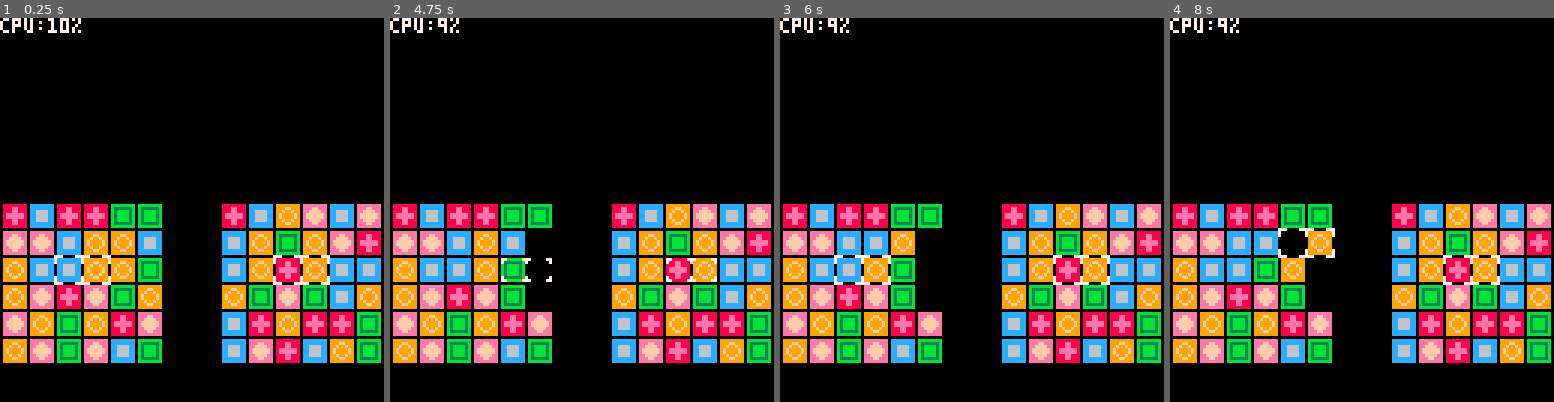
Above: before the commit, frames 1-4 (left to right).
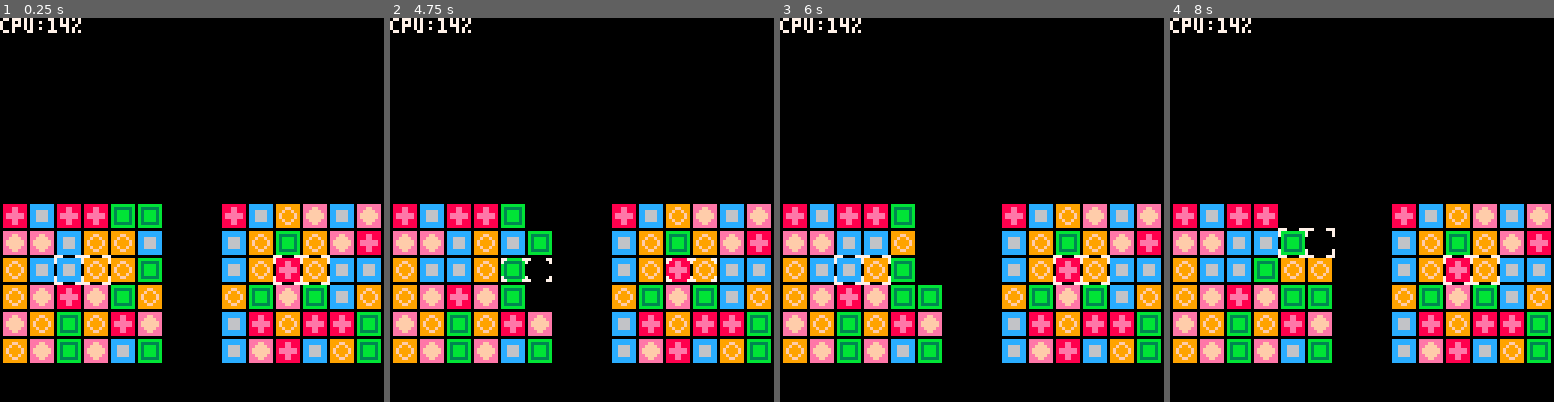
Above: after the commit, the same moments.

Repository: stevelavietes/pico8carts
Game: PICO-8 cartridge pa.p8
Two runs of this game, one before a commit and one after it. Both use one fixed random seed, a clock stepped at 60 frames per second and the inputs below.
Inputs:
- Up to frame 1 (0.25 s): no input
- Up to frame 2 (4.75 s): tap X (X key) at 0.33, 1.07, 1.85, 2.97, 4.08 s; hold Right 1.6-2.1 s; hold Up 2.15-2.42 s; hold Right 2.47-3.03 s; hold Left 3.08-3.58 s; hold Down 3.63-3.97 s; hold Right 4.02-4.68 s; hold Up from 4.73 s (still down)
- Up to frame 3 (6 s): release Up at 5.03 s; hold Left 5.08-5.68 s; tap X (X key) at 5.2 s; hold Down from 5.73 s (still down)
- Up to frame 4 (8 s): release Down at 6.03 s; hold Right 6.08-6.58 s; tap X (X key) at 6.32, 7.43 s; hold Right 6.63-7.13 s; hold Up 7.18-7.45 s; hold Right from 7.5 s (still down)

The runs differ from the first frame. In frame 1, less than 0.1% of the frame differs, in the area x 15-18%, y 0-4%; in frame 2, 0.9%; in frame 3, 0.9%; in frame 4, 2.5%, in the area x 12-43%, y 0-76%.

Commit message:
initial non-animated gravity

Diff:
--- a/pa.p8
+++ b/pa.p8
@@ -135,10 +135,26 @@
  end
 end
 
+function update_fall(b)
+ for x=1,b.w do
+  for y=b.h,1,-1 do
+   if y<b.h then
+    local t=b.t[y][x]
+    local t2=b.t[y+1][x]
+    if t2.t==0 and
+     not busy(t,t2) then
+      swapt(t, t2)
+    end
+   end
+  end
+ end
+end
+
 function scan_board(b)
  local k = g.tick
  local ms = {}
 
+ update_fall(b)
  update_swap(b)
 
  for h = 1, b.h do
